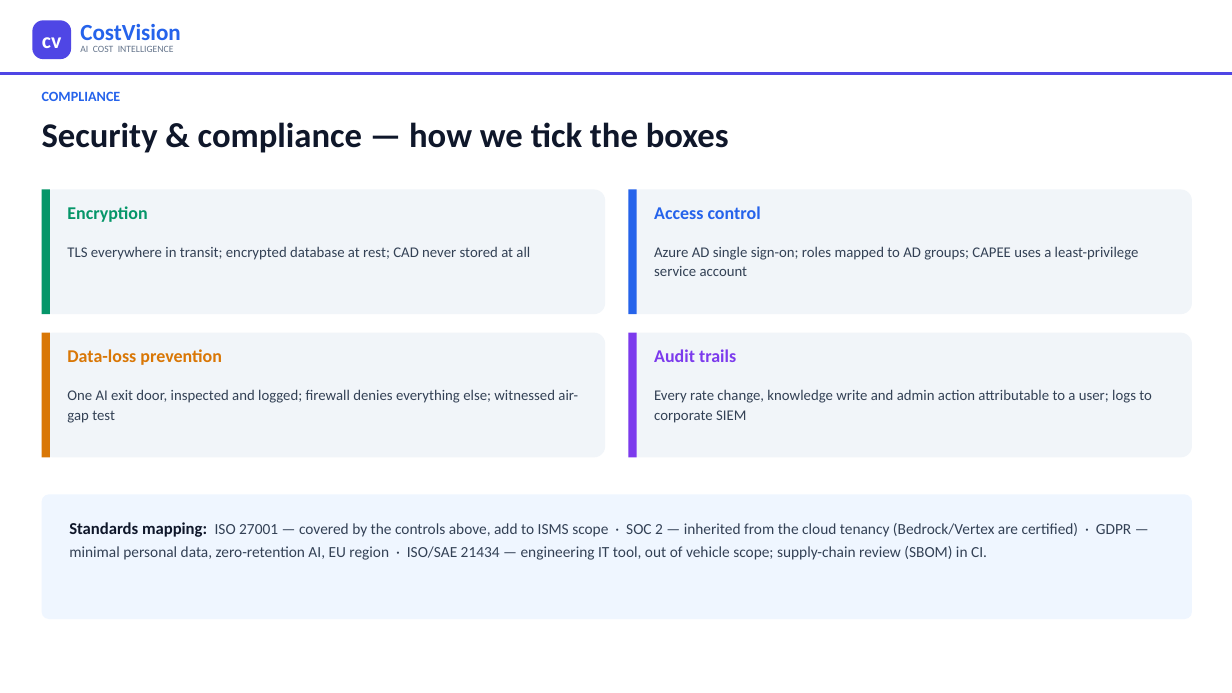
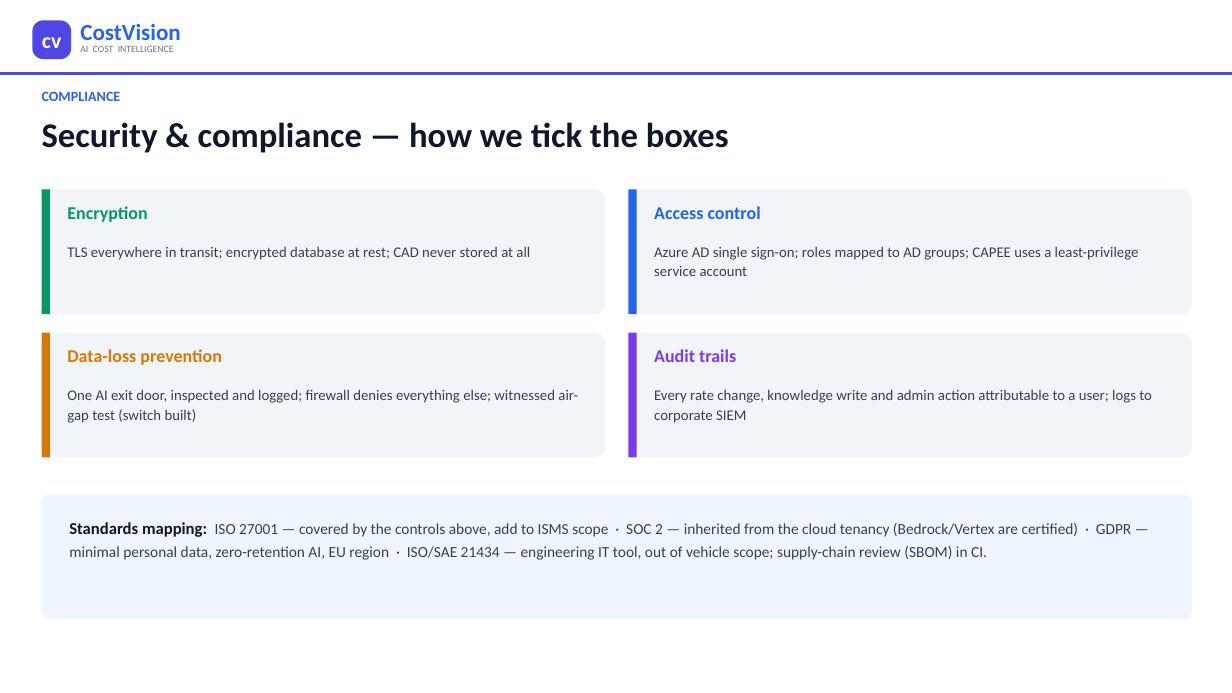
Before and after one commit to bhosaleavinash546/leamington-marathi, a slide deck: slide 12 of CostVision-Implementation-Blueprint.pptx. Drawn at 1232x693 pixels with LibreOffice and Linux fonts; fonts in the diff are those of the drawing. Boxes give left, top, right and bottom in pixels: in the first picture for what was removed or moved away, otherwise in the second. Text is boxed around its words. In the diff, an @@ line names an element or a change of style, - is before the commit and + after.

```diff
--- a/CostVision-Implementation-Blueprint.pptx
+++ b/CostVision-Implementation-Blueprint.pptx
@@ text at (67,389,578,423): text changed @@
-One AI exit door, inspected and logged; firewall denies everything else; witnessed air-gap test
+One AI exit door, inspected and logged; firewall denies everything else; witnessed air-gap test (switch built)
```
Also in this commit, not shown: 11 other slides changed, 2 other files.
